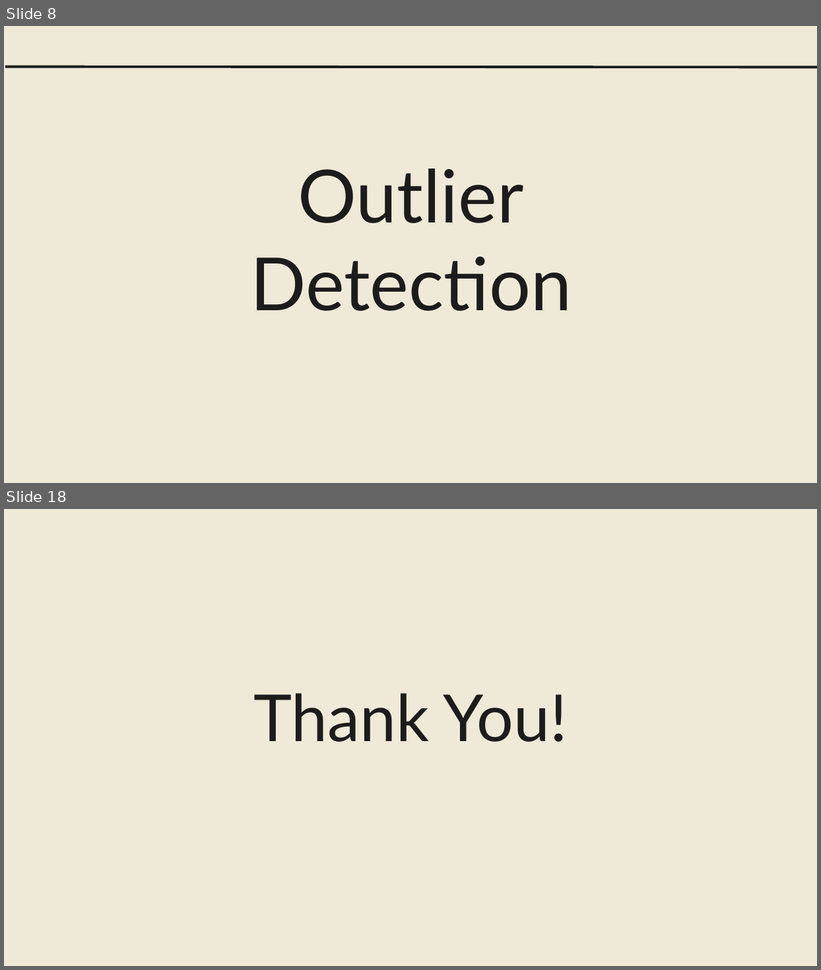
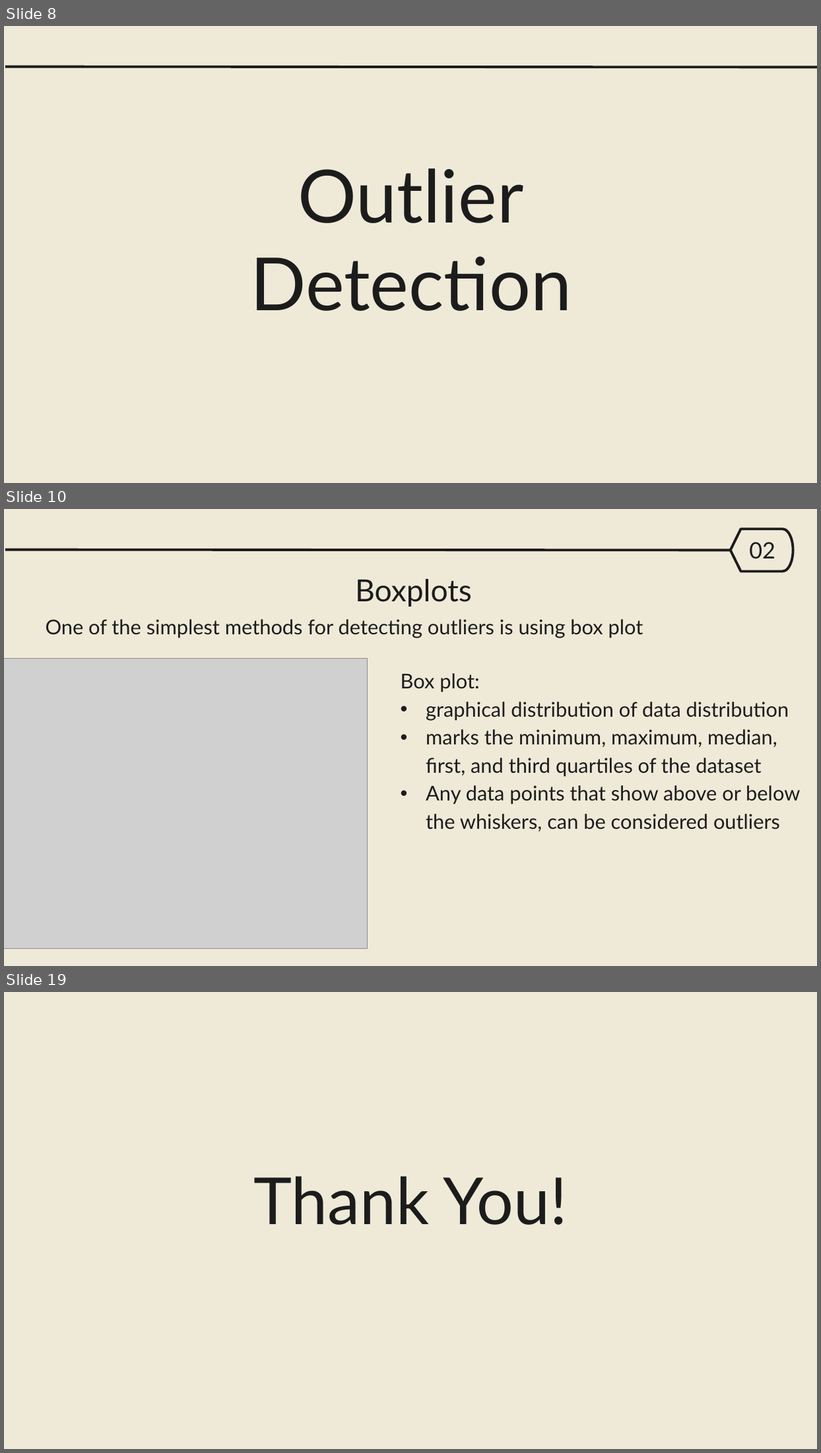
Before and after one commit to yakinamaharjan/trainee, a slide deck: slides/imputation&outliers.pptx. Shown one above the other, each under a label of ours: slides 8 and 18 before the commit, slides 8, 10 and 19 after it; the slides between them are not shown. The pictures are 821x970 and 821x1453 pixels, drawn with LibreOffice and Linux fonts; fonts in the diff are those of the drawing; grey boxes stand for pictures. Boxes give left, top, right and bottom in pixels: in the first picture for what was removed or moved away, otherwise in the second. Text is boxed around its words. In the diff, an @@ line names an element or a change of style, - is before the commit and + after.

Commit message:
Day 19: Data Imputation and Outliers

```diff
--- a/slides/imputation&outliers.pptx
+++ b/slides/imputation&outliers.pptx
@@ slide 10 added at box(4, 509, 817, 966), background #EFEAD8 @@
@@ flow chart display added at box(731, 529, 793, 571), fill #EFEAD8, outline #1C1C1C 4.5 pt @@
@@ text added at box(749, 542, 776, 559), 40 pt, text #1C1C1C @@
+02
@@ line added from (5, 550) to (752, 550), #1C1C1C 4.5 pt @@
@@ text added at box(355, 579, 472, 607), 54 pt, text #1C1C1C @@
+Boxplots
@@ text added at box(46, 619, 644, 638), 36 pt, text #1C1C1C @@
+One of the simplest methods for detecting outliers is using box plot
@@ picture added at box(4, 658, 368, 949) @@
@@ text added at box(401, 673, 800, 832), 36 pt, text #1C1C1C @@
+Box plot:
+• graphical distribution of data distribution
+• marks the minimum, maximum, median, first, and third quartiles of the dataset
+• Any data points that show above or below the whiskers, can be considered outliers
@@ what was slide 18 is now slide 19 @@
```
Also in this commit, not shown: 9 slides changed, 3 other files.
